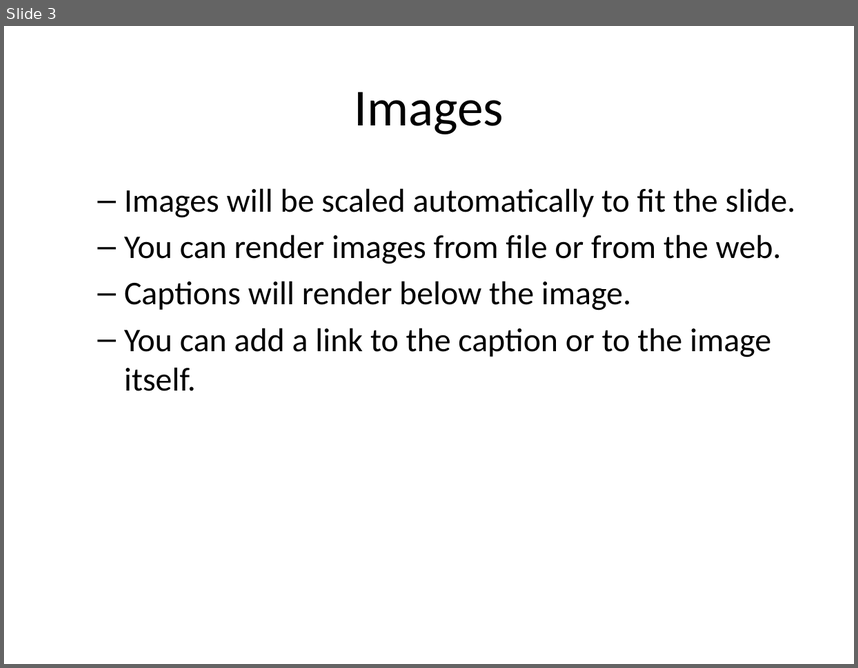
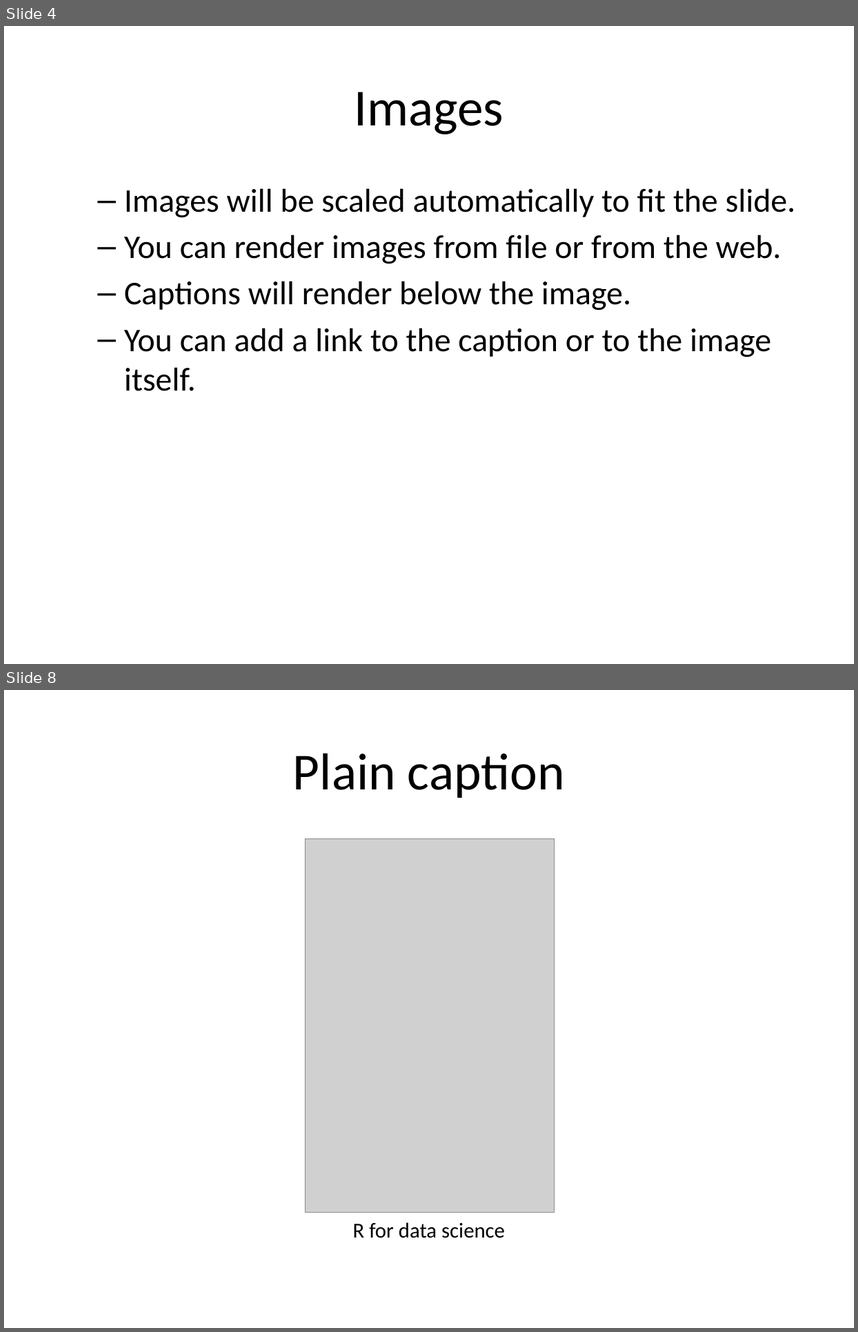
Before and after one commit to sol-eng/powerpoint, a slide deck: tutorial/2d-images-and-tables.pptx. Shown one above the other, each under a label of ours: slide 3 before the commit, slides 4 and 8 after it; the slides between them are not shown. The pictures are 858x668 and 858x1332 pixels, drawn with LibreOffice and Linux fonts; fonts in the diff are those of the drawing; grey boxes stand for pictures. Boxes give left, top, right and bottom in pixels: in the first picture for what was removed or moved away, otherwise in the second. Text is boxed around its words. In the diff, an @@ line names an element or a change of style, - is before the commit and + after.

```diff
--- a/tutorial/2d-images-and-tables.pptx
+++ b/tutorial/2d-images-and-tables.pptx
@@ slide 8 added at (4,690,854,1328), background #FFFFFF @@
@@ title added at (293,753,565,798), 44 pt, text #000000 @@
+Plain caption
@@ picture added at (305,839,554,1212) @@
@@ text added at (353,1222,505,1238), 18 pt, text #000000 @@
+R for data science
@@ what was slide 3 is now slide 4 @@
```
Also in this commit, not shown: 6 slides changed, 3 other slides added, 1 slide removed, 1 other file.
